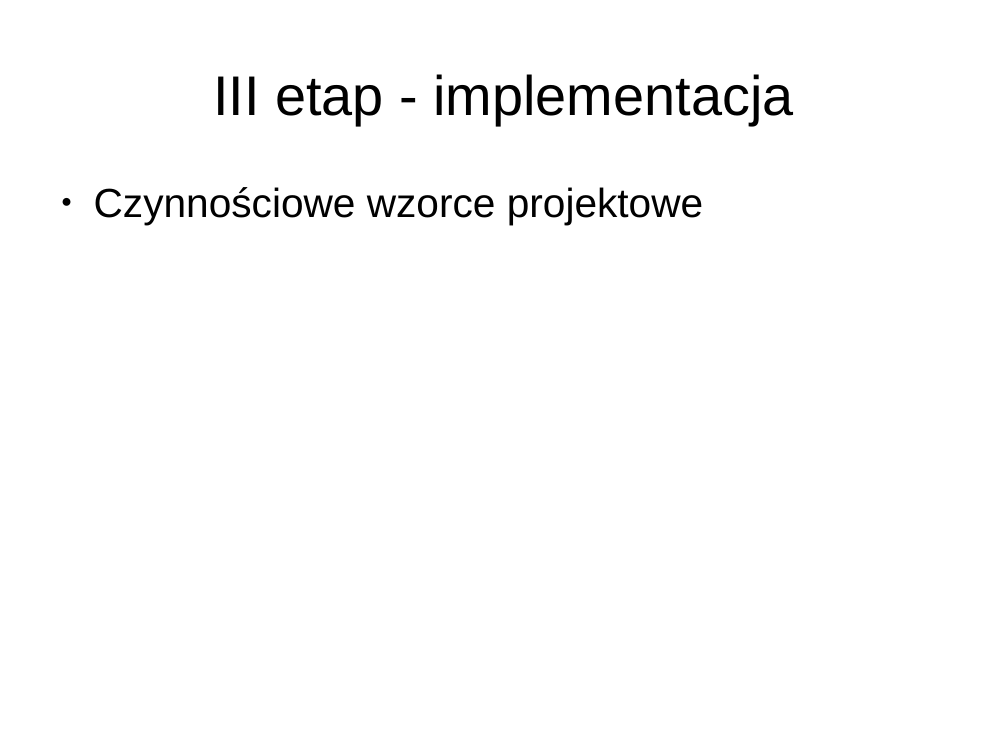
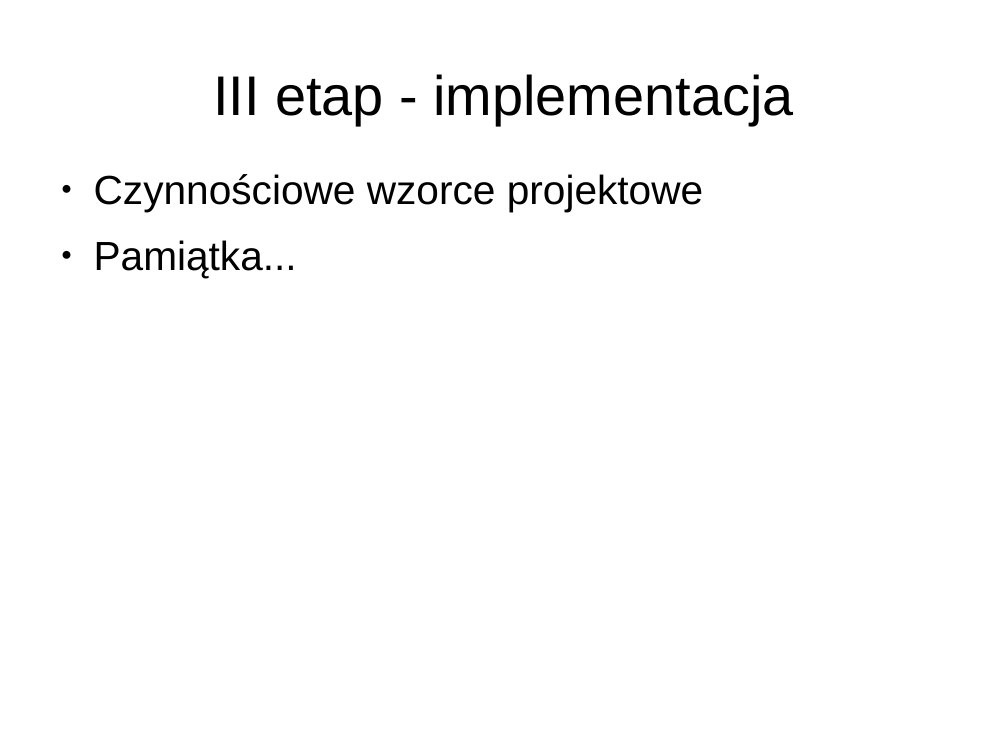
Before and after one commit to ZUTIO/IO, a slide deck: slide 14 of IO - prezentacja.odp. Drawn at 1008x756 pixels with LibreOffice and Linux fonts; fonts in the diff are those of the drawing. Boxes give left, top, right and bottom in pixels: in the first picture for what was removed or moved away, otherwise in the second. Text is boxed around its words. In the diff, an @@ line names an element or a change of style, - is before the commit and + after.

Commit message:
Wybrano wzorce projektowe

```diff
--- a/IO - prezentacja.odp
+++ b/IO - prezentacja.odp
@@ text "Czynnościowe wzorce projektowe": place and size @@
-text "Czynnościowe wzorce projektowe" at bbox=[94, 187, 703, 225]
+text "Czynnościowe wzorce projektowe" at bbox=[94, 174, 703, 278]
@@ text at bbox=[94, 240, 297, 278]: paragraph added @@
+● Pamiątka...
```
Also in this commit, not shown: 1 other slide changed.
